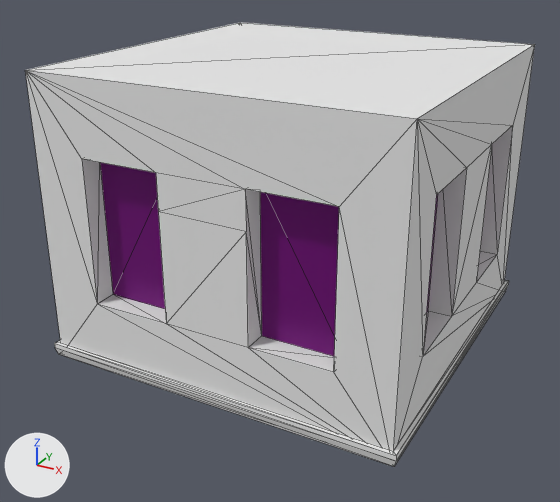
A saved change to the glTF model Assets/Buildings/TempBlockout/square_mid_2.glb.
The view is the same before and after, from a 50 mm camera at (4.82, -9.37, 5.78) aimed at (-0.13, -0.38, 1.28). Lighting does not change. The marker at lower left points along +X, +Y and +Z. Mesh edges are drawn as thin lines. Vertices at the same position are counted once.

In view in the first picture: 'square_mid_2'.
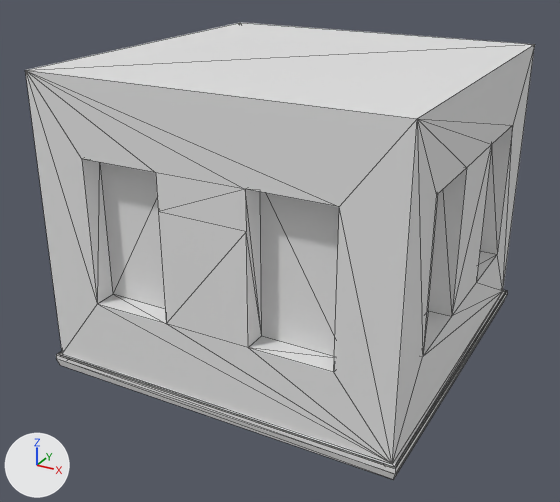
Location of each change, (x1, y1, x2, y2) in pixels of the pictures (560 x 502 px):
'square_mid_2', reshaped: before (25, 22, 535, 467); after (25, 22, 535, 479)
part 1 of me_cube_087, cut back: before (55, 280, 509, 467); after (56, 290, 507, 479)
part 2 of me_cube_087, recoloured: (60, 128, 519, 451) in both
part 3 of me_cube_087, recoloured (purple to grey): (100, 162, 438, 356) in both

The change, as a list of edits to the scene's bpy script:
```text
Change me_cube_087:
    used by ob_square_mid_2; location = (0.0, 0.0, 0.0)
    remove me_cube_087.from_pydata(...)  # 91 vertices, 180 faces; spans x -2.56..2.56, y -2.56..2.56, z 0.0..4.0
    add me_cube_087.from_pydata(...)  # 91 vertices, 170 faces; spans x -2.56..2.56, y -2.56..2.56, z -0.18..4.0
    me_cube_087 part 1
    12 vertices are removed from x -2.56..2.56, y -2.56..2.56, z 0.11..0.18
    28 faces are deleted
    12 vertices are added at x -2.56..2.56, y -2.56..2.56, z -0.18..0.0
    18 new faces join them
    me_cube_087 part 2: 136 faces spanning x -2.53..2.53, y -2.53..2.53, z 0.0..4.0 switch from mat_textured_limestone_brick_017 to no material
    me_cube_087 part 3: 16 faces spanning x -2.18..2.18, y -2.18..2.18, z 0.99..2.99 switch from mat_glass_009 (purple #7a0081) to no material
```
